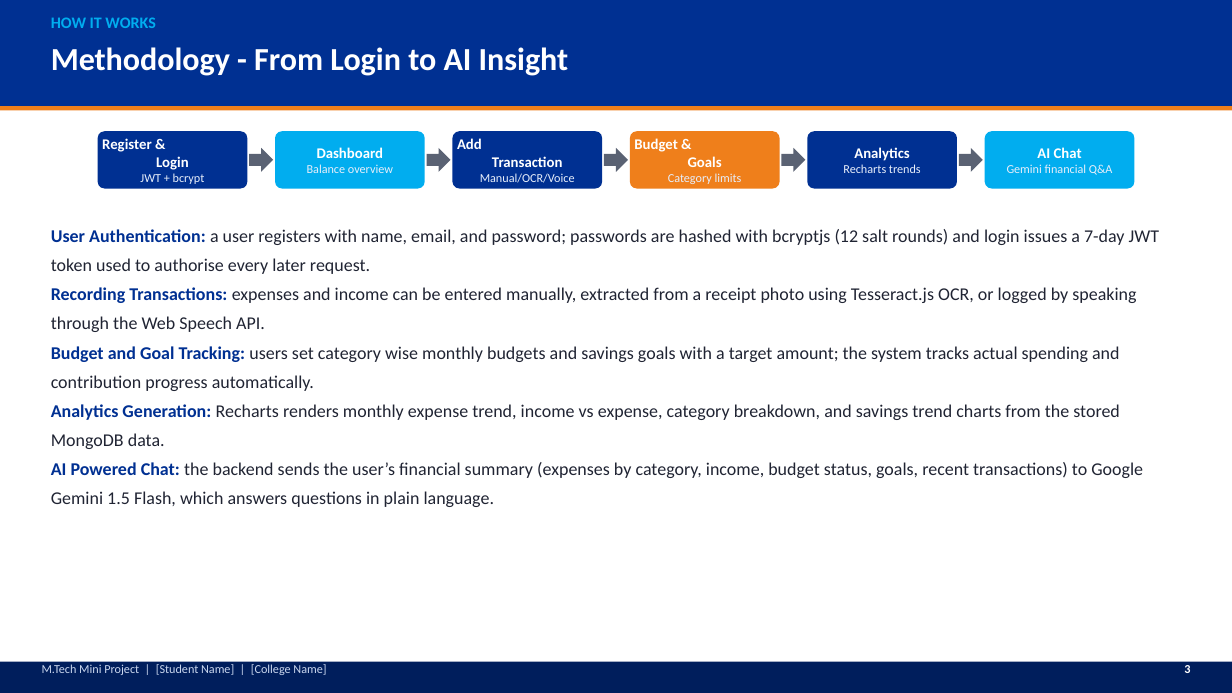
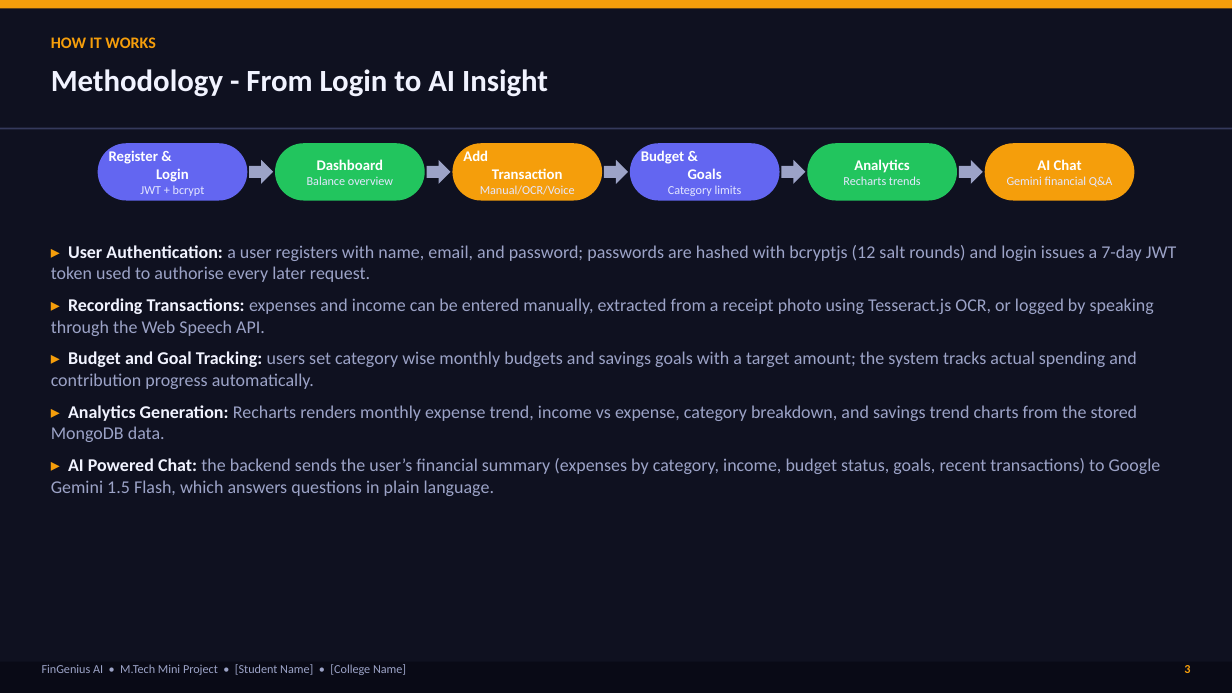
Before and after one commit to seshapriyan44/summa2, a slide deck: slide 4 of FinGenius_AI_Seminar_Presentation.pptx. Drawn at 1232x693 pixels with LibreOffice and Linux fonts; fonts in the diff are those of the drawing. Boxes give left, top, right and bottom in pixels: in the first picture for what was removed or moved away, otherwise in the second. Text is boxed around its words. In the diff, an @@ line names an element or a change of style, - is before the commit and + after.

```diff
--- a/FinGenius_AI_Seminar_Presentation.pptx
+++ b/FinGenius_AI_Seminar_Presentation.pptx
@@ rectangle: place and size @@
-rectangle at [0,106,1232,110]
+rectangle at [0,0,1232,8]
@@ rectangle at [0,0,1232,8]: fill #EF7F1B to #F59E0B @@
@@ rectangle: place and size @@
-rectangle at [0,0,1232,106]
+rectangle at [0,0,1232,693]
@@ rectangle at [0,0,1232,693]: fill #003092 to #0F1120 @@
@@ text "HOW IT WORKS": place and size @@
-text "HOW IT WORKS" at [51,17,155,28]
+text "HOW IT WORKS" at [51,37,155,48]
@@ text "HOW IT WORKS" at [51,37,155,48]: text colour #01ADEF to #F59E0B @@
@@ text "Methodology - From Login to ...": place and size @@
-text "Methodology - From Login to ..." at [51,47,569,76]
+text "Methodology - From Login to ..." at [51,69,548,97]
@@ text "Methodology - From Login to ..." at [51,69,548,97]: size 25 to 24 pt, text colour #FFFFFF to #F1F3FF @@
@@ rectangle added at [0,128,1232,129], fill #353A5C @@
@@ rounded rectangle "Register & Login" at [98,143,248,201]: fill #003092 to #6366F1; proportions changed @@
@@ rounded rectangle "Dashboard" at [275,143,425,201]: fill #01ADEF to #22C55E; proportions changed @@
@@ rounded rectangle "Add Transaction" at [453,143,603,201]: fill #003092 to #F59E0B; proportions changed @@
@@ rounded rectangle "Budget & Goals" at [630,143,780,201]: fill #EF7F1B to #6366F1; proportions changed @@
@@ rounded rectangle "Analytics" at [808,143,958,201]: fill #003092 to #22C55E; proportions changed @@
@@ rounded rectangle "AI Chat" at [985,143,1135,201]: fill #01ADEF to #F59E0B; proportions changed @@
@@ text in rounded rectangle at [307,176,393,185]: text colour #E7EEFA to #E4E7FF in "Balance overview" @@
@@ text in rounded rectangle at [843,176,921,185]: text colour #E7EEFA to #E4E7FF in "Recharts trends" @@
@@ 6 rounded rectangles, 5 right arrows: place and size @@
-6 rounded rectangles, 5 right arrows at [98,131,1135,189]
+6 rounded rectangles, 5 right arrows at [98,143,1135,201]
@@ fill #5A6273 to #9CA3C7 in 5 elements at [250,160,274,184], [427,160,451,184], [604,160,628,184], [782,160,806,184], [959,160,983,184] @@
@@ text in rounded rectangle at [1007,176,1113,187]: text colour #E7EEFA to #E4E7FF in "Gemini financial Q&A" @@
@@ text in rounded rectangle at [140,186,205,196]: text colour #E7EEFA to #E4E7FF in "JWT + bcrypt" @@
@@ text in rounded rectangle at [480,185,575,195]: text colour #E7EEFA to #E4E7FF in "Manual/OCR/Voice" @@
@@ text in rounded rectangle at [668,186,742,196]: text colour #E7EEFA to #E4E7FF in "Category limits" @@
@@ text at [51,245,1177,496]: text changed; text colour #202433 to #9CA3C7 @@
-User Authentication: a user registers with name, email, and password; passwords are hashed with bcryptjs (12 salt rounds) and login issues a 7-day JWT token used to authorise every later request.
-Recording Transactions: expenses and income can be entered manually, extracted from a receipt photo using Tesseract.js OCR, or logged by speaking through the Web Speech API.
-Budget and Goal Tracking: users set category wise monthly budgets and savings goals with a target amount; the system tracks actual spending and contribution progress automatically.
-Analytics Generation: Recharts renders monthly expense trend, income vs expense, category breakdown, and savings trend charts from the stored MongoDB data.
-AI Powered Chat: the backend sends the user’s financial summary (expenses by category, income, budget status, goals, recent transactions) to Google Gemini 1.5 Flash, which answers questions in plain language.
+▸ User Authentication: a user registers with name, email, and password; passwords are hashed with bcryptjs (12 salt rounds) and login issues a 7-day JWT token used to authorise every later request.
+▸ Recording Transactions: expenses and income can be entered manually, extracted from a receipt photo using Tesseract.js OCR, or logged by speaking through the Web Speech API.
+▸ Budget and Goal Tracking: users set category wise monthly budgets and savings goals with a target amount; the system tracks actual spending and contribution progress automatically.
+▸ Analytics Generation: Recharts renders monthly expense trend, income vs expense, category breakdown, and savings trend charts from the stored MongoDB data.
+▸ AI Powered Chat: the backend sends the user’s financial summary (expenses by category, income, budget status, goals, recent transactions) to Google Gemini 1.5 Flash, which answers questions in plain language.
@@ rectangle at [0,662,1232,693]: fill #001E5C to #090A16 @@
@@ text at [42,664,406,675]: text changed; text colour #C9D6EE to #9CA3C7 @@
-M.Tech Mini Project | [Student Name] | [College Name]
+FinGenius AI • M.Tech Mini Project • [Student Name] • [College Name]
@@ text "3" at [1184,665,1190,673]: text colour #FFFFFF to #F59E0B @@
```
Also in this commit, not shown: 7 other slides changed, 1 other file.
